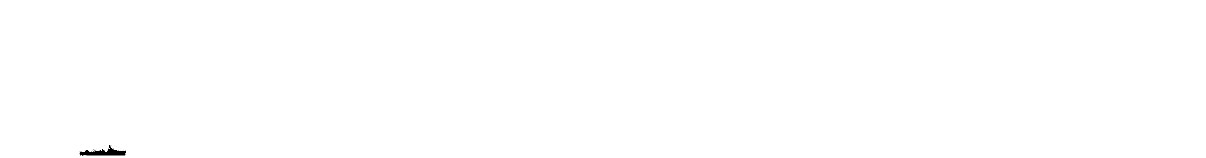
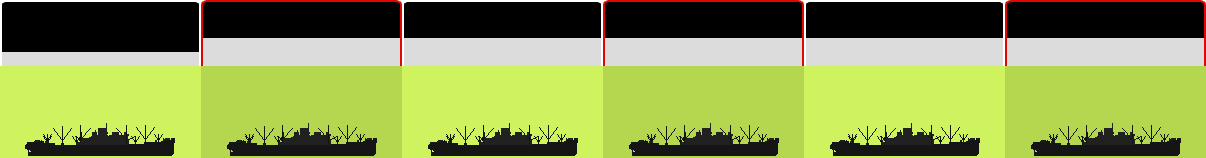
Before/after of a (1206, 158) layered artwork. What changed in the layer stack:
showed group "Group 1" (3 layers) over [2, 3, 199, 148]
added layer "LF4 copy 5" above "LF3 copy 5" over [227, 125, 377, 156]
added layer "LF3 copy 5" above "LF2 copy 5" over [227, 123, 377, 156]
added layer "LF1 copy 5" above "LF6 copy 4" over [227, 125, 377, 156]
added layer "LF4 copy 4" above "LF3 copy 4" over [25, 125, 175, 156]
added layer "LF3 copy 4" above "LF2 copy 4" over [25, 123, 175, 156]
added layer "LF1 copy 4" above "LF6 copy 3" over [25, 125, 175, 156]
added layer "LF4 copy 3" above "LF3 copy 3" over [629, 125, 779, 156]
added layer "LF3 copy 3" above "LF2 copy 3" over [629, 123, 779, 156]
added layer "LF3 copy 2" above "LF2 copy 2" over [428, 123, 578, 156]
added layer "LF3 copy" above "LF2 copy" over [1031, 123, 1181, 156]
added layer "LF3" above "LF2" over [830, 123, 980, 156]
added layer "Guide copy 5" above "Guide copy 6" over [1005, 66, 1206, 158]
added layer "Guide copy 4" above "Guide copy 3" over [804, 66, 1005, 158]
added layer "Guide copy 3" above "Guide copy 2" over [603, 66, 804, 158]
added layer "Guide copy 2" above "Guide copy" over [402, 66, 603, 158]
added layer "Guide copy" above "Guide" over [201, 66, 402, 158]
added layer "Guide" above "Rectangle 4 copy 6" over [0, 66, 201, 158]
showed "Rectangle 4 copy 6" over [1007, 2, 1204, 108]
showed "Rectangle 4 copy 5" over [806, 2, 1003, 108]
showed "Rectangle 4 copy 4" over [605, 2, 802, 108]
showed "Rectangle 4 copy 3" over [404, 2, 601, 108]
showed "Rectangle 4 copy 2" over [203, 2, 400, 108]
showed "Rectangle 4" over [2, 2, 199, 108]
…and 26 more changes (25 added, 1 visibility)
